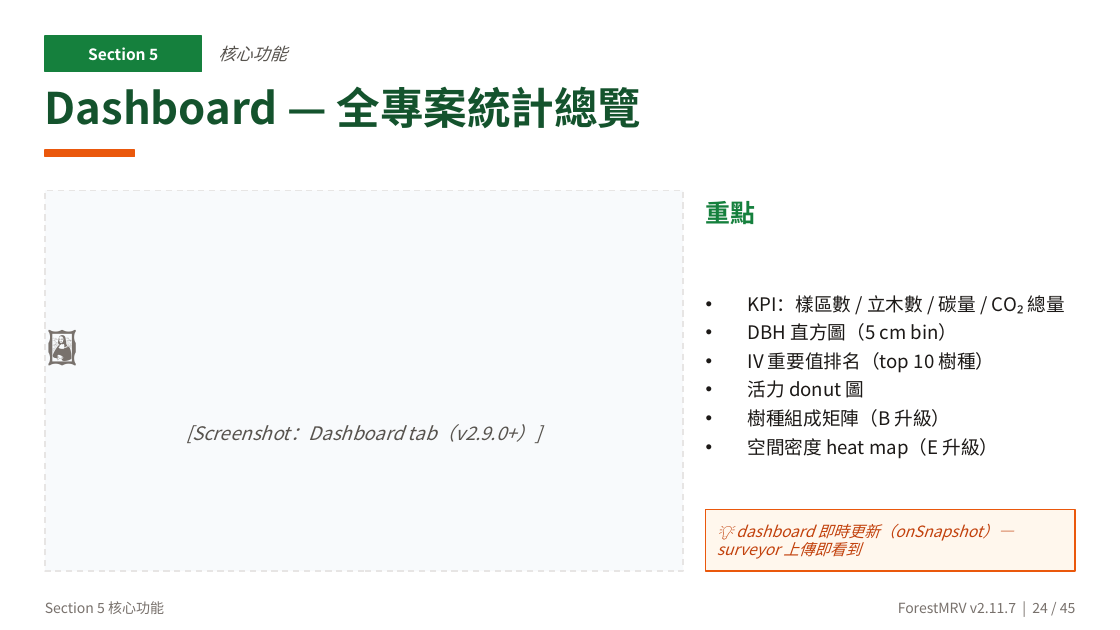
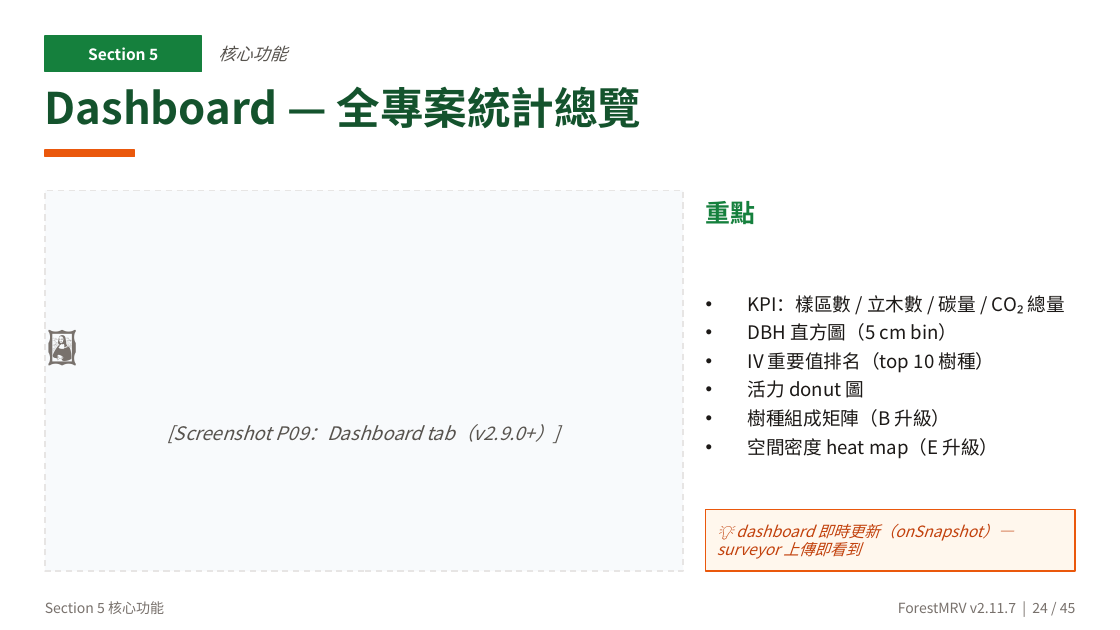
Before and after one commit to cct7366488-collab/2026-forestry-rs, a slide deck: slide 24 of reports/2026-05-mid-demo/01-簡報-ForestMRV系統介紹.pptx. Drawn at 1120x630 pixels with LibreOffice and Linux fonts; fonts in the diff are those of the drawing. Boxes give left, top, right and bottom in pixels: in the first picture for what was removed or moved away, otherwise in the second. Text is boxed around its words. In the diff, an @@ line names an element or a change of style, - is before the commit and + after.

```diff
--- a/reports/2026-05-mid-demo/01-簡報-ForestMRV系統介紹.pptx
+++ b/reports/2026-05-mid-demo/01-簡報-ForestMRV系統介紹.pptx
@@ text at <box>168,424,560,443</box>: text changed @@
-[Screenshot：Dashboard tab（v2.9.0+）]
+[Screenshot P09：Dashboard tab（v2.9.0+）]
```
Also in this commit, not shown: 13 other slides changed, 7 other files.
